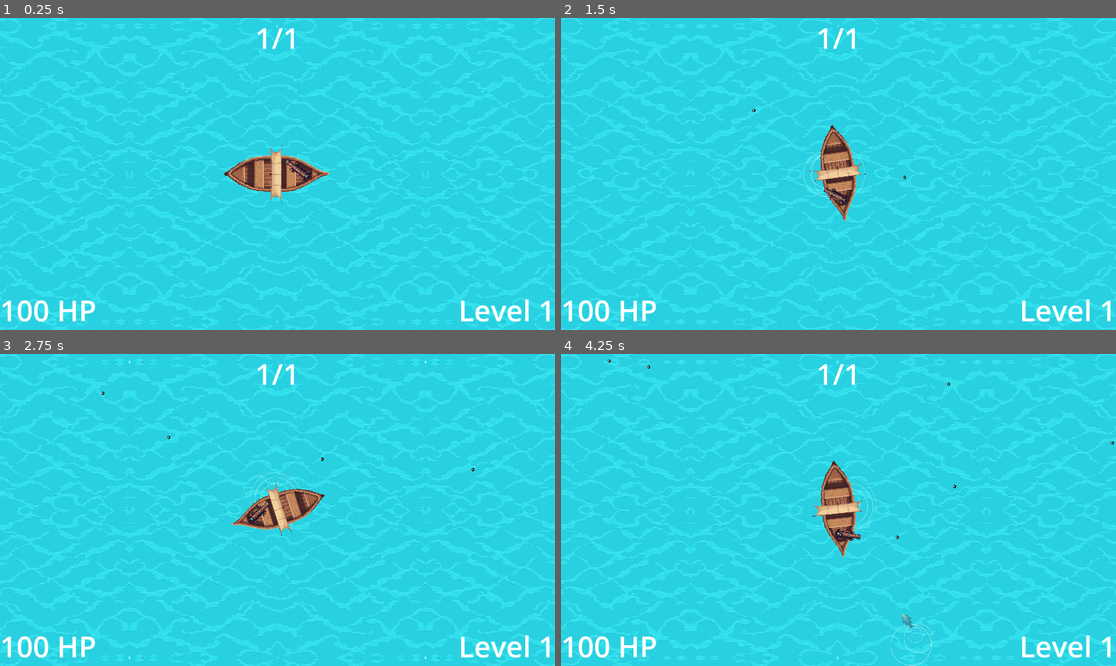
Above: before the commit, frames 1-4 (two rows, left to right).
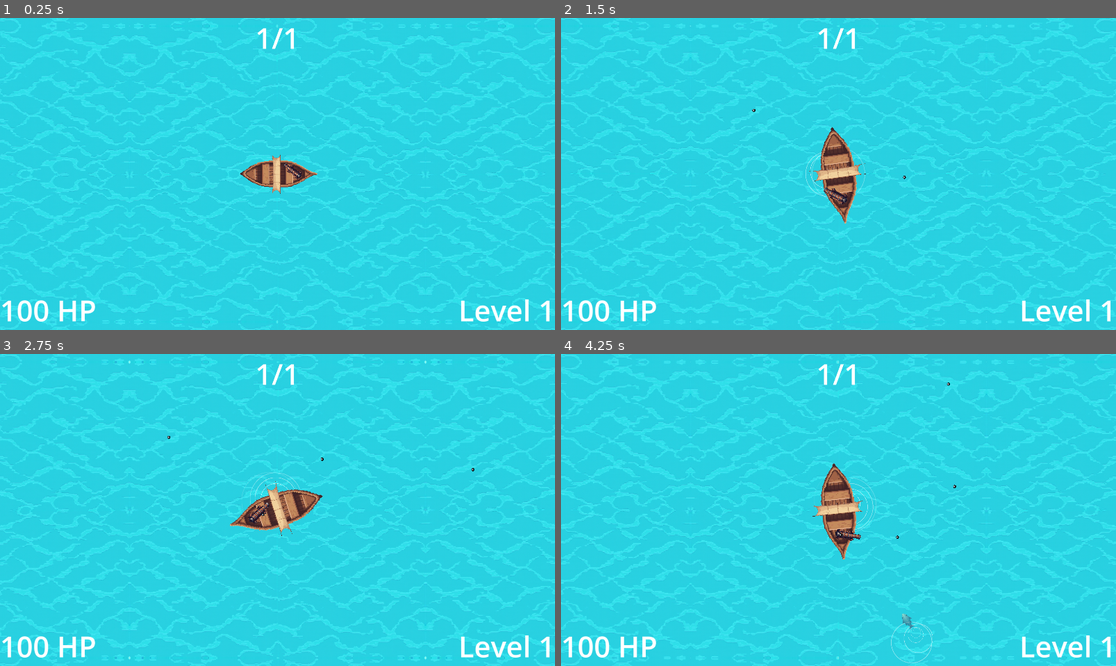
Above: after the commit, the same moments.

Repository: HephaistosForge/OceanDreamer
Game: Godot game, scene res://levels/main.tscn
Same seed, same stepped clock (60 frames per second), same inputs: the game is played once before the commit and once after it. The engine's default icon, where the game draws it, is replaced by a stand-in: a white triangle on a blue panel in a dark square.
Inputs (mouse positions are in pixels of both pictures, inside the frame that each line leads up to):
- Up to frame 1 (0.25 s): no input
- Up to frame 2 (1.5 s): move the mouse to (960, 158) at 0.52 s; hold D (turn_right) 0.53-1.25 s; hold Space (shoot) 0.53-1.25 s; click (960, 158) at 0.67 s; drag from (727, 189) to (777, 124) at 1.27 s
- Up to frame 3 (2.75 s): move the mouse to (333, 441) at 2.02 s; hold D (turn_right) from 2.03 s (still down); hold Space (shoot) from 2.03 s (still down)
- Up to frame 4 (4.25 s): release D (turn_right) at 2.75 s; release Space (shoot) at 2.75 s; drag from (810, 572) to (1032, 469) at 2.77 s; move the mouse to (1005, 556) at 3.52 s; hold A (turn_left) from 3.53 s (still down); hold Space (shoot) from 3.53 s (still down)

The runs differ from the first frame. In frame 1, 1.3% of the frame differs, in the area x 40-60%, y 40-60%; in frame 2, 0.6%; in frame 3, 0.6%; in frame 4, 0.7%.

Commit message:
fix upgrade dialog and ship hull collision shape

Diff:
--- a/entities/entity.gd
+++ b/entities/entity.gd
@@ -58,15 +58,15 @@
 	var initial_scale = scale
 	scale = Vector2.ZERO
 	var tween = create_tween()
-	tween.tween_property(self, "scale", initial_scale, 0.5) \
-		.set_ease(Tween.EASE_OUT).set_trans(Tween.TRANS_BACK)
+	tween.tween_property(self, "scale", initial_scale, 0.6) \
+		.set_ease(Tween.EASE_OUT).set_trans(Tween.TRANS_CUBIC)
 
 func fade_in():
 	var initial = modulate
 	modulate = Color(1, 1, 1, 0)
 	var tween = create_tween()
-	tween.tween_property(self, "modulate", initial, 0.5) \
-		.set_ease(Tween.EASE_OUT).set_trans(Tween.TRANS_BACK)
+	tween.tween_property(self, "modulate", initial, 0.6) \
+		.set_ease(Tween.EASE_OUT).set_trans(Tween.TRANS_CUBIC)
 
 func despawn_with_animation():
 	var tween = create_tween()
--- a/entities/ship/ship.tscn
+++ b/entities/ship/ship.tscn
@@ -5,8 +5,9 @@
 [ext_resource type="Texture2D" uid="uid://c0wch5vo6vtkv" path="res://entities/ship/ship02.png" id="2_ewg6p"]
 [ext_resource type="PackedScene" uid="uid://bwuj8ed1con3l" path="res://entities/weapons/cannon.tscn" id="3_ycsxb"]
 
-[sub_resource type="RectangleShape2D" id="RectangleShape2D_lgjk7"]
-size = Vector2(306, 89)
+[sub_resource type="CapsuleShape2D" id="CapsuleShape2D_djbhb"]
+radius = 91.5001
+height = 446.0
 
 [node name="Ship" type="CharacterBody2D" groups=["ship"]]
 collision_mask = 0
@@ -14,7 +15,7 @@
 is_enemy = false
 
 [node name="Hull" type="Sprite2D" parent="."]
-position = Vector2(6, 1.36424e-12)
+position = Vector2(22, 1.36424e-12)
 texture = ExtResource("2_ewg6p")
 
 [node name="Sail" parent="." instance=ExtResource("2_cw1b2")]
@@ -30,4 +31,5 @@
 
 [node name="CollisionShape2D" type="CollisionShape2D" parent="."]
 position = Vector2(0, -1.5)
-shape = SubResource("RectangleShape2D_lgjk7")
+rotation = -1.57079
+shape = SubResource("CapsuleShape2D_djbhb")
--- a/entities/weapons/cannonball.gd
+++ b/entities/weapons/cannonball.gd
@@ -7,6 +7,15 @@
 var damage = 10
 var is_enemy = true
 var seconds_flight_time = 2
+
+func _ready() -> void:
+	get_tree().create_timer(seconds_flight_time).timeout.connect(despawn)
+
+func despawn():
+	var tween = create_tween()
+	tween.tween_property(self, "scale", Vector2.ZERO, 0.1) \
+		.set_ease(Tween.EASE_IN).set_trans(Tween.TRANS_BACK)
+	tween.tween_callback(queue_free)
 
 
 func _physics_process(delta: float) -> void:
--- a/ui_scenes/ingame_ui/upgrade_dialog.tscn
+++ b/ui_scenes/ingame_ui/upgrade_dialog.tscn
@@ -1,7 +1,6 @@
-[gd_scene load_steps=5 format=3 uid="uid://cll66qq0mko2x"]
+[gd_scene load_steps=4 format=3 uid="uid://cll66qq0mko2x"]
 
 [ext_resource type="Theme" uid="uid://c2sxl83j3rate" path="res://ui_scenes/main_menu/menu_theme.tres" id="1_d0sao"]
-[ext_resource type="PackedScene" uid="uid://ognu53ffqgc1" path="res://ui_scenes/ingame_ui/upgrade_item.tscn" id="2_ev8gm"]
 [ext_resource type="Script" path="res://ui_scenes/ingame_ui/upgrade_dialog.gd" id="2_it5eg"]
 
 [sub_resource type="LabelSettings" id="LabelSettings_d8ffo"]
@@ -30,6 +29,3 @@
 layout_mode = 2
 text = "Upgrade available!"
 label_settings = SubResource("LabelSettings_d8ffo")
-
-[node name="UpgradeItem" parent="Panel/MarginContainer/UpgradesList" instance=ExtResource("2_ev8gm")]
-layout_mode = 2
--- a/ui_scenes/ingame_ui/upgrade_item.gd
+++ b/ui_scenes/ingame_ui/upgrade_item.gd
@@ -5,8 +5,11 @@
 
 var upgrade
 
+func _ready() -> void:
+	pass
+
 func set_upgrade(new_upgrade: Upgrade):
-	self.upgrade = new_upgrade
+	upgrade = new_upgrade
 	icon.texture = upgrade.icon()
 	label.text = upgrade.of("description")
 
--- a/upgrades/upgrades.gd
+++ b/upgrades/upgrades.gd
@@ -13,4 +13,4 @@
 	upgrades = parsed["upgrades"]
 
 func random() -> Upgrade:
-	return Upgrade.new(default.merged(upgrades.pick_random()))
+	return Upgrade.new(upgrades.pick_random().merged(default))
